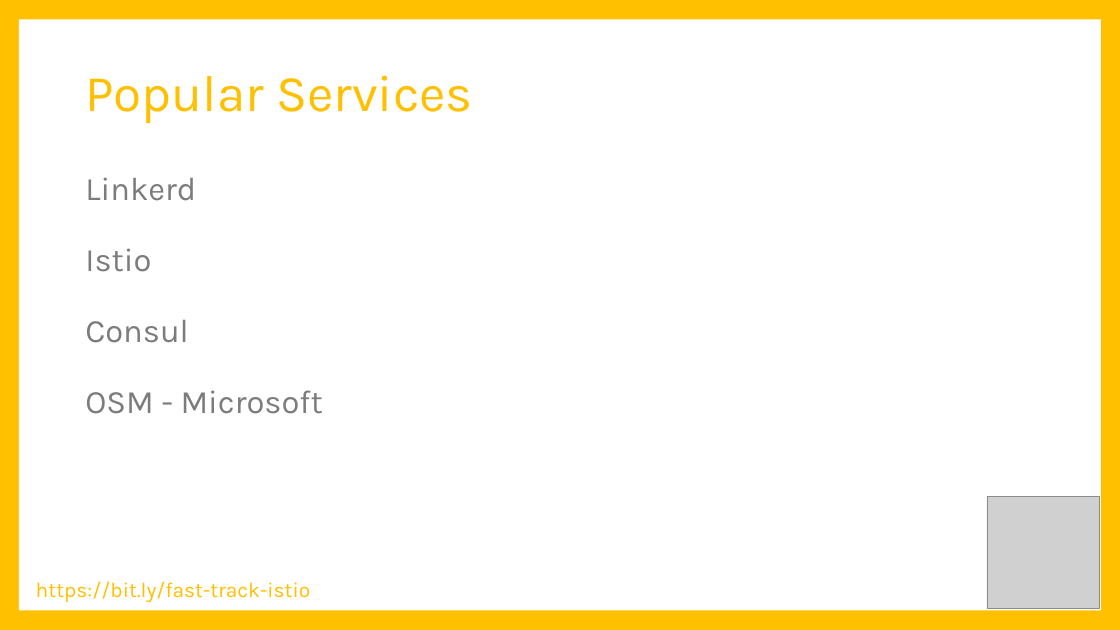
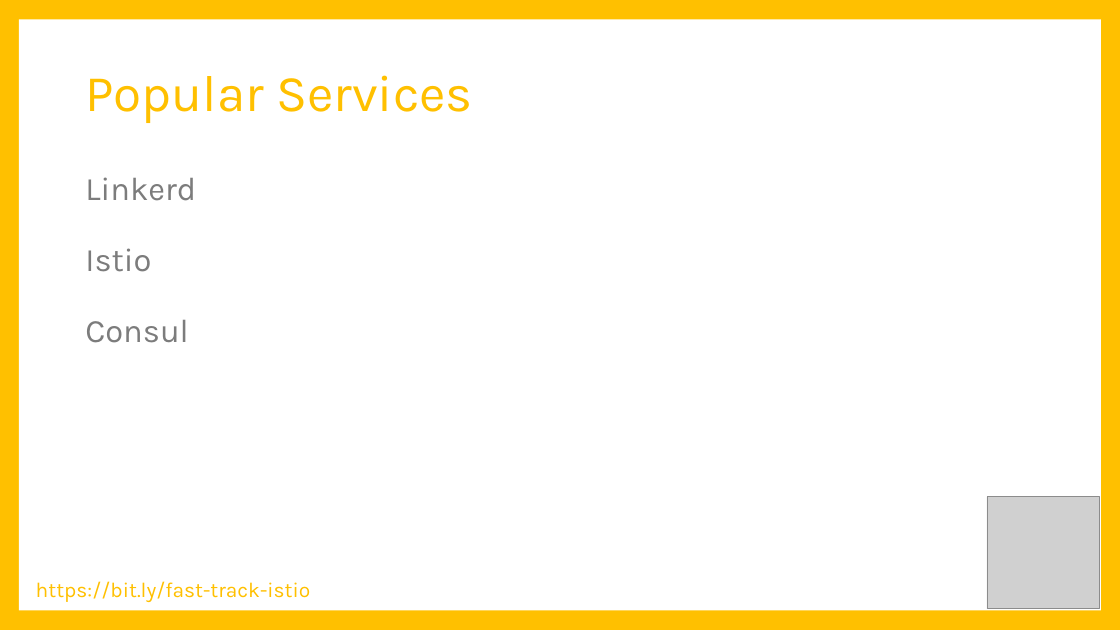
Before and after one commit to rahulrai-in/fast-track-istio, a slide deck: slide 11 of Fast Track Istio.pptx. Drawn at 1120x630 pixels with LibreOffice and Linux fonts; fonts in the diff are those of the drawing; grey boxes stand for pictures; background and template pictures are left out. Boxes give left, top, right and bottom in pixels: in the first picture for what was removed or moved away, otherwise in the second. Text is boxed around its words. In the diff, an @@ line names an element or a change of style, - is before the commit and + after.

```diff
--- a/Fast Track Istio.pptx
+++ b/Fast Track Istio.pptx
@@ text at [85, 390, 323, 414]: paragraph removed @@
-OSM - Microsoft
```
Also in this commit, not shown: 5 other slides changed, 7 slides added.
